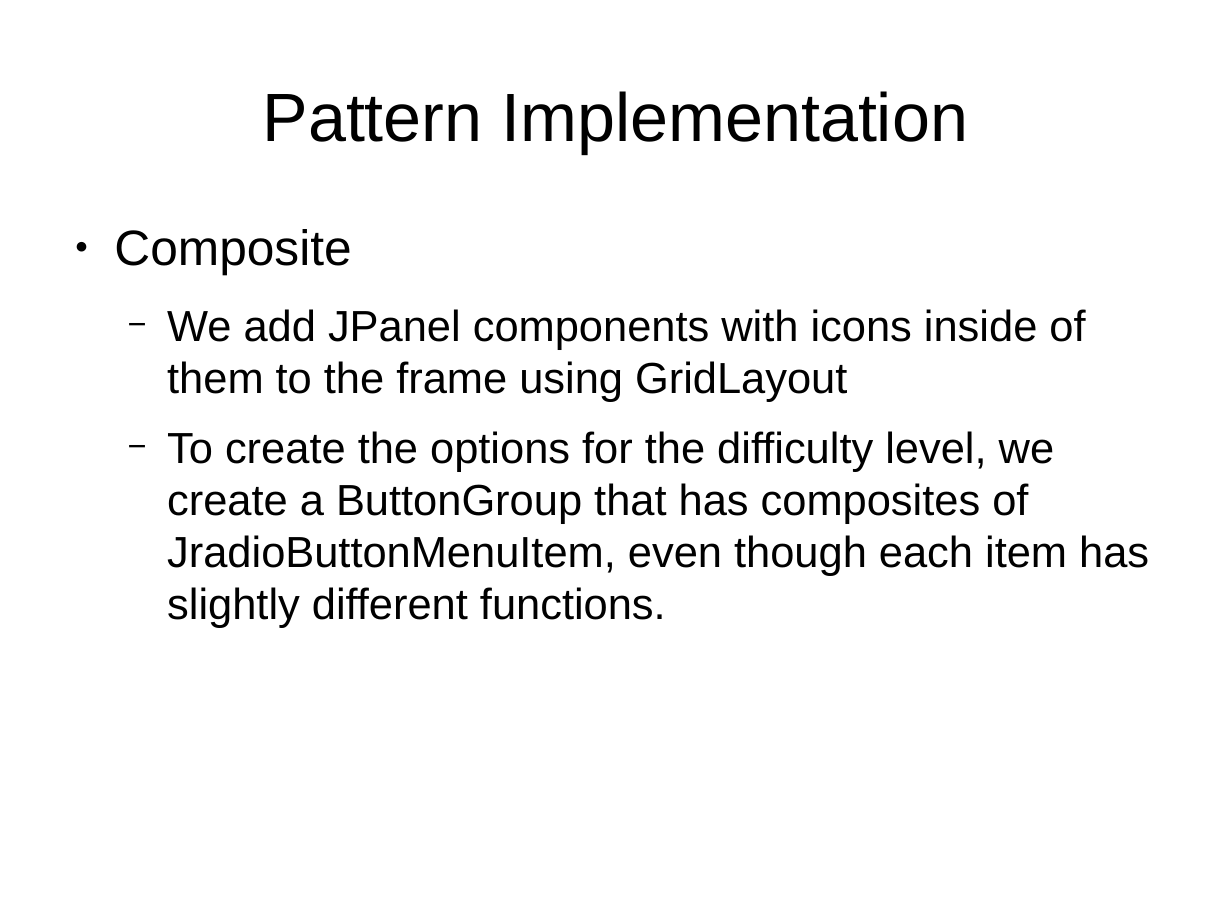
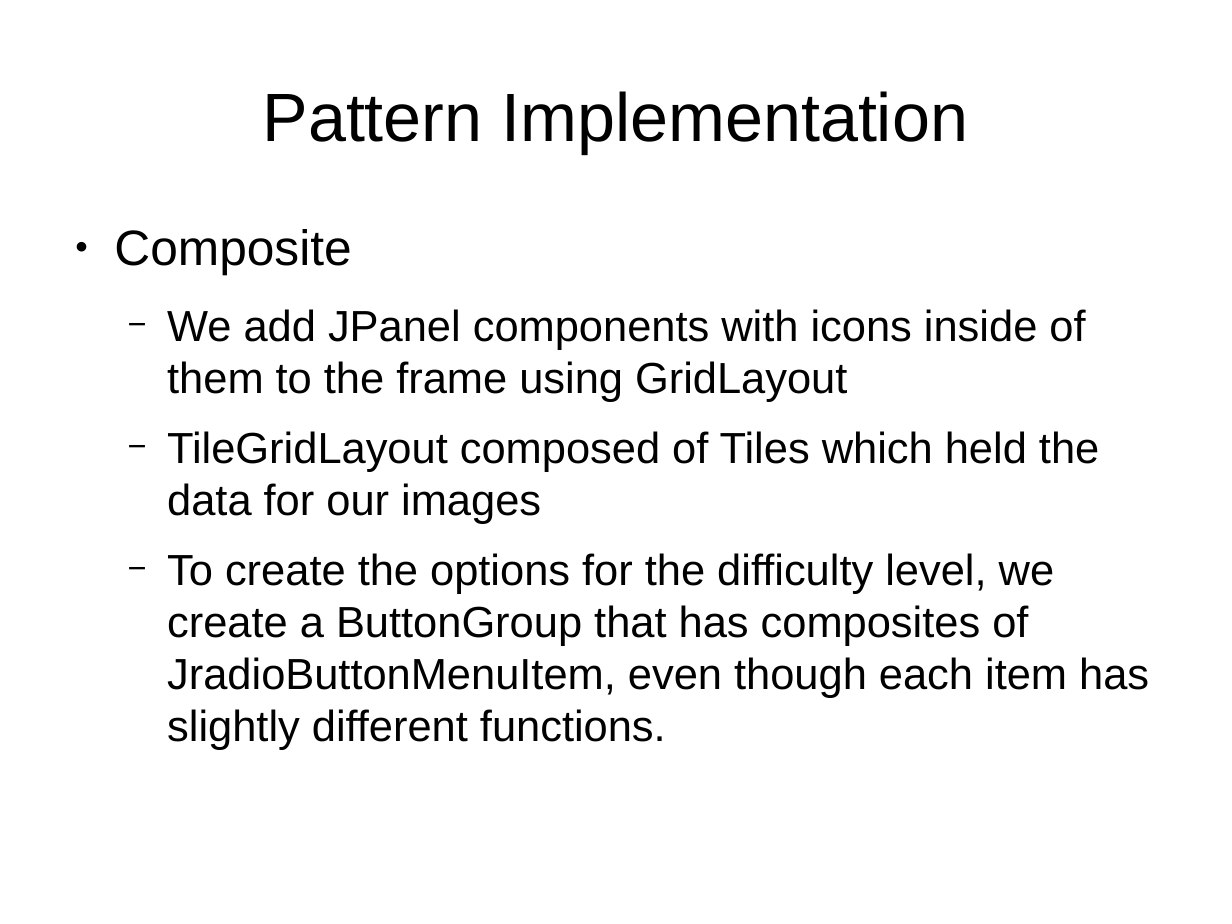
Before and after one commit to StephenKairos/CS151_Projects-HW, a slide deck: slide 12 of Group Project/Presentation.odp. Drawn at 1232x924 pixels with LibreOffice and Linux fonts; fonts in the diff are those of the drawing. Boxes give left, top, right and bottom in pixels: in the first picture for what was removed or moved away, otherwise in the second. Text is boxed around its words. In the diff, an @@ line names an element or a change of style, - is before the commit and + after.

```diff
--- a/Group Project/Presentation.odp
+++ b/Group Project/Presentation.odp
@@ text at (167,431,1099,524): paragraph added @@
+  − TileGridLayout composed of Tiles which held the data for our images
```
Also in this commit, not shown: 2 other slides changed, 2 slides added.
